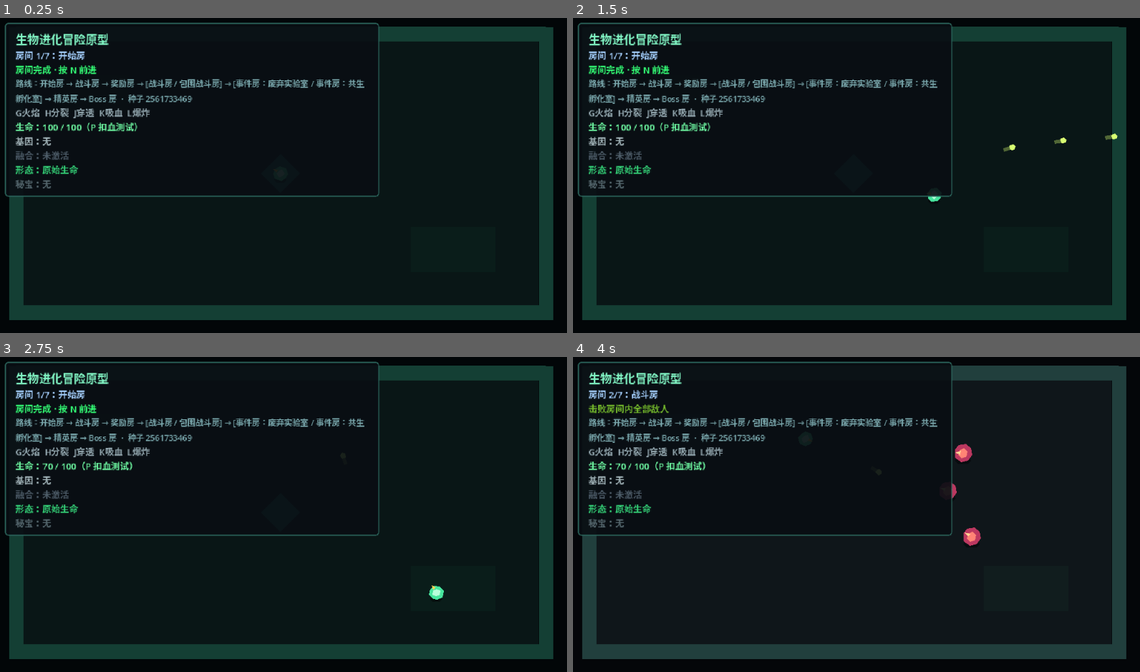
Above: before the commit, frames 1-4 (two rows, left to right).
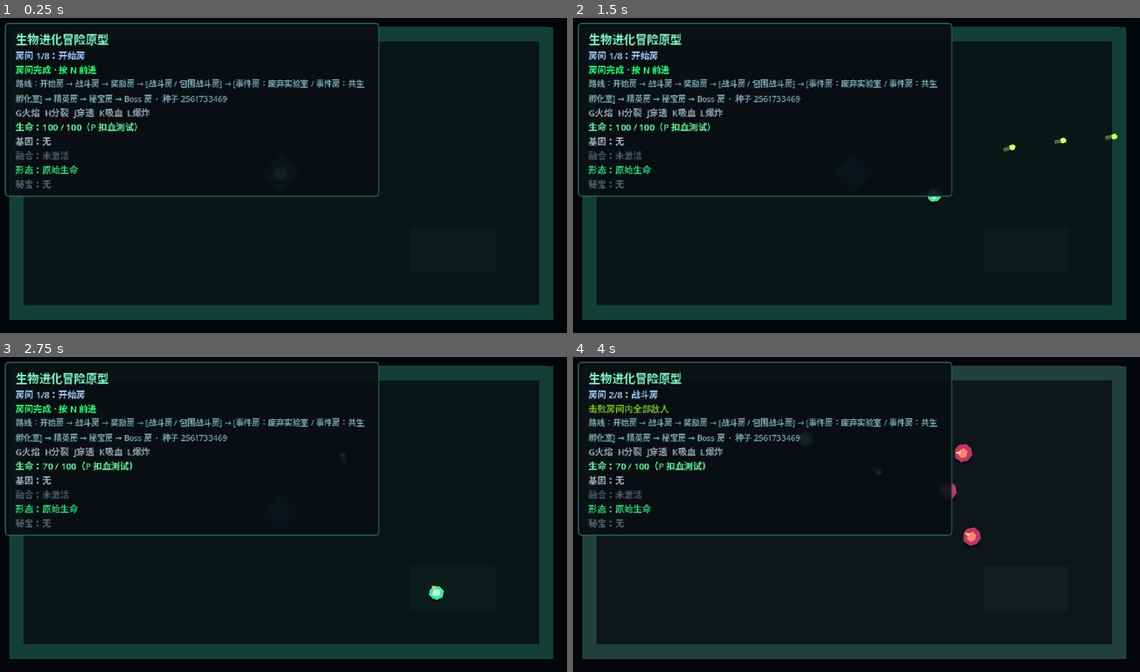
Above: after the commit, the same moments.

Repository: LIJUNCAN1/-Roguelike
Game: Godot game, scene res://scenes/main/main.tscn
Same seed, same stepped clock (60 frames per second), same inputs: the game is played once before the commit and once after it.
Inputs (mouse positions are in pixels of both pictures, inside the frame that each line leads up to):
- Up to frame 1 (0.25 s): no input
- Up to frame 2 (1.5 s): tap Enter at 0.5 s; move the mouse to (981, 156) at 0.52 s; press the mouse at (981, 156) at 0.53 s; hold D (move_right) 0.53-1.28 s; move the mouse to (737, 188) at 1.27 s; release the mouse at (737, 188) at 1.28 s; hold S (move_down) from 1.28 s (still down); click (737, 188) at 1.35 s
- Up to frame 3 (2.75 s): move the mouse to (340, 442) at 2.02 s; release S (move_down) at 2.03 s; hold D (move_right) from 2.03 s (still down); hold P (damage_test_player) from 2.03 s (still down); click (340, 442) at 2.3 s
- Up to frame 4 (4 s): move the mouse to (822, 577) at 2.77 s; release D (move_right) at 2.78 s; release P (damage_test_player) at 2.78 s; hold W (move_up) 2.78-3.53 s; tap N (next_room) at 2.85 s; click (822, 577) at 3.05 s; move the mouse to (1026, 561) at 3.52 s; hold A (move_left) from 3.53 s (still down); hold 1 (reward_choice_1) from 3.53 s (still down); click (1026, 561) at 3.8 s

The runs differ from the first frame. In frame 1, 0.4% of the frame differs, in the area x 7-41%, y 10-28%; in frame 2, 0.4%; in frame 3, 0.4%; in frame 4, 0.4%.

Commit message:
feat: add physical relic reward room

Diff:
--- /dev/null
+++ b/data/relics/fission_gland.tres
@@ -0,0 +1,19 @@
+[gd_resource type="Resource" script_class="RelicData" load_steps=4 format=3]
+
+[ext_resource type="Script" path="res://scripts/relics/relic_data.gd" id="1_relic"]
+[ext_resource type="Script" path="res://scripts/relics/relic_effect.gd" id="2_effect"]
+[ext_resource type="Script" path="res://scripts/relics/tagged_projectile_stat_relic_effect.gd" id="3_split"]
+
+[sub_resource type="Resource" id="SplitRelicEffect"]
+script = ExtResource("3_split")
+required_tag = &"split"
+damage_multiplier = 1.15
+radius_multiplier = 0.9
+speed_multiplier = 1.2
+
+[resource]
+script = ExtResource("1_relic")
+id = &"fission_gland"
+display_name = "裂变腺体"
+description = "分裂攻击伤害提高 15%、弹速提高 20%，弹体缩小 10%。"
+effects = Array[ExtResource("2_effect")]([SubResource("SplitRelicEffect")])
--- /dev/null
+++ b/data/rewards/prototype_relic_pool.tres
@@ -0,0 +1,10 @@
+[gd_resource type="Resource" script_class="RelicRewardPoolData" load_steps=4 format=3]
+
+[ext_resource type="Script" path="res://scripts/relics/relic_reward_pool_data.gd" id="1_pool"]
+[ext_resource type="Resource" path="res://data/relics/dragon_heart.tres" id="2_dragon"]
+[ext_resource type="Resource" path="res://data/relics/fission_gland.tres" id="3_fission"]
+
+[resource]
+script = ExtResource("1_pool")
+choice_count = 2
+relics = Array[ExtResource("2_dragon")]([ExtResource("2_dragon"), ExtResource("3_fission")])
--- a/data/rooms/prototype_random_route.tres
+++ b/data/rooms/prototype_random_route.tres
@@ -10,6 +10,7 @@
 [ext_resource type="Resource" path="res://data/rooms/boss_room.tres" id="8_boss"]
 [ext_resource type="Resource" path="res://data/rooms/event_room.tres" id="9_event"]
 [ext_resource type="Resource" path="res://data/rooms/symbiosis_event_room.tres" id="10_symbiosis"]
+[ext_resource type="Resource" path="res://data/rooms/relic_reward_room.tres" id="11_relic"]
 
 [sub_resource type="Resource" id="RoutePool_start"]
 script = ExtResource("2_pool")
@@ -39,6 +40,10 @@
 script = ExtResource("2_pool")
 rooms = Array[ExtResource("8_boss")]([ExtResource("8_boss")])
 
+[sub_resource type="Resource" id="RoutePool_relic"]
+script = ExtResource("2_pool")
+rooms = Array[ExtResource("11_relic")]([ExtResource("11_relic")])
+
 [resource]
 script = ExtResource("1_random")
-room_pools = Array[ExtResource("2_pool")]([SubResource("Rout …(177 unchanged characters)… utePool_elite"), SubResource("RoutePool_boss")])
+room_pools = Array[ExtResource("2_pool")]([SubResource("Rout …(177 unchanged characters)… utePool_elite"), SubResource("RoutePool_relic"), SubResource("RoutePool_boss")])
--- /dev/null
+++ b/data/rooms/relic_reward_room.tres
@@ -0,0 +1,11 @@
+[gd_resource type="Resource" script_class="RoomData" load_steps=3 format=3]
+
+[ext_resource type="Script" path="res://scripts/rooms/room_data.gd" id="1_room_data"]
+[ext_resource type="PackedScene" path="res://scenes/rooms/relic_reward_room.tscn" id="2_room_scene"]
+
+[resource]
+script = ExtResource("1_room_data")
+id = &"relic_reward"
+display_name = "秘宝房"
+room_type = 6
+room_scene = ExtResource("2_room_scene")
--- a/scenes/events/event_choice_selector.tscn
+++ b/scenes/events/event_choice_selector.tscn
@@ -28,7 +28,7 @@
 script = ExtResource("1_script")
 
 [node name="ChoiceA" type="Area2D" parent="."]
-position = Vector2(145, 265)
+position = Vector2(145, 235)
 collision_layer = 0
 collision_mask = 1
 
@@ -65,7 +65,7 @@
 shape = SubResource("RectangleShape2D_station")
 
 [node name="ChoiceB" type="Area2D" parent="."]
-position = Vector2(320, 265)
+position = Vector2(320, 235)
 collision_layer = 0
 collision_mask = 1
 
@@ -102,7 +102,7 @@
 shape = SubResource("RectangleShape2D_station")
 
 [node name="ChoiceC" type="Area2D" parent="."]
-position = Vector2(495, 265)
+position = Vector2(495, 235)
 collision_layer = 0
 collision_mask = 1
 
--- a/scenes/main/main.tscn
+++ b/scenes/main/main.tscn
@@ -89,7 +89,7 @@
 [node name="RoomStatus" type="Label" parent="Interface/StagePanel/MarginContainer/Labels"]
 theme_override_colors/font_color = Color(0.65, 0.82, 1, 1)
 theme_override_font_sizes/font_size = 10
-text = "房间 1/5：开始房"
+text = "房间 1/8：开始房"
 
 [node name="RoomHint" type="Label" parent="Interface/StagePanel/MarginContainer/Labels"]
 theme_override_colors/font_color = Color(0.45, 1, 0.68, 1)
--- /dev/null
+++ b/scenes/relics/relic_choice_selector.tscn
@@ -0,0 +1,83 @@
+[gd_scene load_steps=3 format=3]
+
+[ext_resource type="Script" path="res://scripts/relics/relic_choice_selector.gd" id="1_script"]
+
+[sub_resource type="RectangleShape2D" id="RectangleShape2D_pedestal"]
+size = Vector2(150, 76)
+
+[node name="RelicChoiceSelector" type="Node2D"]
+script = ExtResource("1_script")
+
+[node name="LeftPedestal" type="Area2D" parent="."]
+position = Vector2(205, 255)
+collision_layer = 0
+collision_mask = 1
+
+[node name="Base" type="Polygon2D" parent="LeftPedestal"]
+polygon = PackedVector2Array(-64, 34, -54, 16, -42, 8, 42, 8, 54, 16, 64, 34)
+color = Color(0.42, 0.22, 0.08, 1)
+
+[node name="RelicGlow" type="Polygon2D" parent="LeftPedestal"]
+polygon = PackedVector2Array(0, -26, 15, -10, 10, 8, -10, 8, -15, -10)
+color = Color(1, 0.35, 0.1, 1)
+
+[node name="Name" type="Label" parent="LeftPedestal"]
+offset_left = -75.0
+offset_top = -66.0
+offset_right = 75.0
+offset_bottom = -44.0
+theme_override_colors/font_color = Color(1, 0.72, 0.3, 1)
+theme_override_font_sizes/font_size = 13
+text = "秘宝一"
+horizontal_alignment = 1
+
+[node name="Description" type="Label" parent="LeftPedestal"]
+offset_left = -78.0
+offset_top = 40.0
+offset_right = 78.0
+offset_bottom = 80.0
+theme_override_colors/font_color = Color(0.78, 0.72, 0.62, 1)
+theme_override_font_sizes/font_size = 9
+text = "秘宝效果"
+horizontal_alignment = 1
+autowrap_mode = 2
+
+[node name="CollisionShape2D" type="CollisionShape2D" parent="LeftPedestal"]
+shape = SubResource("RectangleShape2D_pedestal")
+
+[node name="RightPedestal" type="Area2D" parent="."]
+position = Vector2(435, 255)
+collision_layer = 0
+collision_mask = 1
+
+[node name="Base" type="Polygon2D" parent="RightPedestal"]
+polygon = PackedVector2Array(-64, 34, -54, 16, -42, 8, 42, 8, 54, 16, 64, 34)
+color = Color(0.16, 0.24, 0.4, 1)
+
+[node name="RelicGlow" type="Polygon2D" parent="RightPedestal"]
+polygon = PackedVector2Array(0, -26, 15, -10, 10, 8, -10, 8, -15, -10)
+color = Color(0.25, 0.7, 1, 1)
+
+[node name="Name" type="Label" parent="RightPedestal"]
+offset_left = -75.0
+offset_top = -66.0
+offset_right = 75.0
+offset_bottom = -44.0
+theme_override_colors/font_color = Color(0.55, 0.82, 1, 1)
+theme_override_font_sizes/font_size = 13
+text = "秘宝二"
+horizontal_alignment = 1
+
+[node name="Description" type="Label" parent="RightPedestal"]
+offset_left = -78.0
+offset_top = 40.0
+offset_right = 78.0
+offset_bottom = 80.0
+theme_override_colors/font_color = Color(0.68, 0.76, 0.86, 1)
+theme_override_font_sizes/font_size = 9
+text = "秘宝效果"
+horizontal_alignment = 1
+autowrap_mode = 2
+
+[node name="CollisionShape2D" type="CollisionShape2D" parent="RightPedestal"]
+shape = SubResource("RectangleShape2D_pedestal")
--- /dev/null
+++ b/scenes/rooms/relic_reward_room.tscn
@@ -0,0 +1,46 @@
+[gd_scene load_steps=5 format=3]
+
+[ext_resource type="PackedScene" path="res://scenes/rooms/room_shell.tscn" id="1_shell"]
+[ext_resource type="Script" path="res://scripts/relics/relic_reward_room.gd" id="2_room"]
+[ext_resource type="PackedScene" path="res://scenes/relics/relic_choice_selector.tscn" id="3_selector"]
+[ext_resource type="Resource" path="res://data/rewards/prototype_relic_pool.tres" id="4_pool"]
+
+[node name="RelicRewardRoom" type="Node2D"]
+script = ExtResource("2_room")
+completion_mode = 2
+reward_pool = ExtResource("4_pool")
+
+[node name="RoomShell" parent="." instance=ExtResource("1_shell")]
+modulate = Color(1, 0.72, 0.36, 1)
+
+[node name="Title" type="Label" parent="."]
+offset_left = 190.0
+offset_top = 55.0
+offset_right = 450.0
+offset_bottom = 82.0
+theme_override_colors/font_color = Color(1, 0.72, 0.28, 1)
+theme_override_font_sizes/font_size = 18
+text = "远古秘宝祭坛"
+horizontal_alignment = 1
+
+[node name="Hint" type="Label" parent="."]
+offset_left = 190.0
+offset_top = 86.0
+offset_right = 450.0
+offset_bottom = 108.0
+theme_override_colors/font_color = Color(0.76, 0.72, 0.62, 1)
+theme_override_font_sizes/font_size = 10
+text = "走向一个祭坛，只能带走一件秘宝"
+horizontal_alignment = 1
+
+[node name="Result" type="Label" parent="."]
+offset_left = 190.0
+offset_top = 150.0
+offset_right = 450.0
+offset_bottom = 174.0
+theme_override_colors/font_color = Color(1, 0.86, 0.42, 1)
+theme_override_font_sizes/font_size = 12
+text = "已获得秘宝"
+horizontal_alignment = 1
+
+[node name="RelicChoiceSelector" parent="." instance=ExtResource("3_selector")]
--- /dev/null
+++ b/scripts/relics/relic_choice_selector.gd
@@ -0,0 +1,74 @@
+class_name RelicChoiceSelector
+extends Node2D
+
+signal relic_entered(choice_index: int)
+
+@onready var pedestals: Array[Area2D] = [
+	$LeftPedestal,
+	$RightPedestal,
+]
+@onready var name_labels: Array[Label] = [
+	$LeftPedestal/Name,
+	$RightPedestal/Name,
+]
+@onready var description_labels: Array[Label] = [
+	$LeftPedestal/Description,
+	$RightPedestal/Description,
+]
+
+var choices: Array[RelicData] = []
+var player: Node2D
+var is_active: bool = false
+
+
+func _ready() -> void:
+	for index in pedestals.size():
+		pedestals[index].body_entered.connect(
+			_on_pedestal_body_entered.bind(index)
+		)
+
+
+func configure(
+	relic_choices: Array[RelicData],
+	player_node: Node2D
+) -> void:
+	choices.assign(relic_choices)
+	player = player_node
+	is_active = true
+	for index in pedestals.size():
+		var pedestal := pedestals[index]
+		if index >= choices.size():
+			pedestal.visible = false
+			pedestal.monitoring = false
+			continue
+		pedestal.visible = true
+		pedestal.monitoring = true
+		name_labels[index].text = choices[index].display_name
+		description_labels[index].text = choices[index].description
+
+
+func get_choice_global_position(choice_index: int) -> Vector2:
+	if choice_index < 0 or choice_index >= pedestals.size():
+		return global_position
+	return pedestals[choice_index].global_position
+
+
+func _on_pedestal_body_entered(
+	body: Node2D,
+	choice_index: int
+) -> void:
+	if (
+		not is_active
+		or body != player
+		or choice_index < 0
+		or choice_index >= choices.size()
+	):
+		return
+	is_active = false
+	for pedestal in pedestals:
+		pedestal.set_deferred("monitoring", false)
+	call_deferred("_emit_relic", choice_index)
+
+
+func _emit_relic(choice_index: int) -> void:
+	relic_entered.emit(choice_index)
--- /dev/null
+++ b/scripts/relics/relic_reward_pool_data.gd
@@ -0,0 +1,21 @@
+class_name RelicRewardPoolData
+extends Resource
+
+@export_range(1, 3, 1) var choice_count: int = 2
+@export var relics: Array[RelicData] = []
+
+
+func get_available_relics(
+	relic_manager: RelicManager
+) -> Array[RelicData]:
+	var available: Array[RelicData] = []
+	if relic_manager == null:
+		return available
+	for relic in relics:
+		if (
+			relic != null
+			and not relic.id.is_empty()
+			and not relic_manager.has_relic(relic.id)
+		):
+			available.append(relic)
+	return available
--- /dev/null
+++ b/scripts/relics/relic_reward_room.gd
@@ -0,0 +1,71 @@
+class_name RelicRewardRoom
+extends RoomController
+
+signal relic_selected(relic: RelicData)
+
+@export var reward_pool: RelicRewardPoolData
+
+@onready var choice_selector: RelicChoiceSelector = $RelicChoiceSelector
+@onready var result_label: Label = $Result
+
+var relic_manager: RelicManager
+var offered_relics: Array[RelicData] = []
+var selected_relic: RelicData
+var _rng := RandomNumberGenerator.new()
+
+
+func _ready() -> void:
+	completion_mode = CompletionMode.EXTERNAL
+	result_label.visible = false
+	choice_selector.relic_entered.connect(_on_relic_entered)
+
+
+func configure_run(player: Node2D, run_seed: int) -> void:
+	relic_manager = player.get_node_or_null(
+		"RelicManager"
+	) as RelicManager
+	_rng.seed = run_seed + 131071
+	_offer_relics(player)
+
+
+func get_incomplete_hint() -> String:
+	return "走向一个祭坛选择秘宝"
+
+
+func _offer_relics(player: Node2D) -> void:
+	if relic_manager == null or reward_pool == null:
+		push_error("RelicRewardRoom requires a pool and RelicManager.")
+		return
+
+	var available := reward_pool.get_available_relics(relic_manager)
+	for index in range(available.size() - 1, 0, -1):
+		var swap_index := _rng.randi_range(0, index)
+		var relic := available[index]
+		available[index] = available[swap_index]
+		available[swap_index] = relic
+	var offer_count: int = mini(
+		reward_pool.choice_count,
+		available.size()
+	)
+	offered_relics.assign(available.slice(0, offer_count))
+	if offered_relics.is_empty():
+		_mark_completed()
+		return
+	choice_selector.configure(offered_relics, player)
+
+
+func _on_relic_entered(choice_index: int) -> void:
+	if (
+		is_completed
+		or choice_index < 0
+		or choice_index >= offered_relics.size()
+	):
+		return
+	var relic := offered_relics[choice_index]
+	if not relic_manager.add_relic(relic):
+		return
+	selected_relic = relic
+	result_label.text = "已获得：%s · 按 N 前进" % relic.display_name
+	result_label.visible = true
+	relic_selected.emit(relic)
+	_mark_completed()
--- a/scripts/rooms/room_data.gd
+++ b/scripts/rooms/room_data.gd
@@ -8,6 +8,7 @@
 	ELITE,
 	BOSS,
 	EVENT,
+	RELIC,
 }
 
 @export var id: StringName
--- a/tests/random_route_smoke_test.gd
+++ b/tests/random_route_smoke_test.gd
@@ -75,7 +75,7 @@
 
 
 func _has_valid_progression(route: RunRouteData) -> bool:
-	if route == null or route.rooms.size() != 7:
+	if route == null or route.rooms.size() != 8:
 		push_error("Generated route has an invalid room count.")
 		return false
 
@@ -86,6 +86,7 @@
 		RoomData.RoomType.COMBAT,
 		RoomData.RoomType.EVENT,
 		RoomData.RoomType.ELITE,
+		RoomData.RoomType.RELIC,
 		RoomData.RoomType.BOSS,
 	]
 	for index in expected_types.size():
--- /dev/null
+++ b/tests/relic_reward_smoke_test.gd
@@ -0,0 +1,54 @@
+extends SceneTree
+
+
+func _init() -> void:
+	call_deferred("_run")
+
+
+func _run() -> void:
+	var main_scene := load("res://scenes/main/main.tscn") as PackedScene
+	var main := main_scene.instantiate()
+	root.add_child(main)
+	await physics_frame
+	await process_frame
+
+	var room_manager := main.get_node("RoomManager") as RoomManager
+	var player := main.get_node("World/Player") as Node2D
+	var relic_manager := player.get_node("RelicManager") as RelicManager
+	if not room_manager.enter_room(6):
+		push_error("Could not enter relic reward room.")
+		quit(1)
+		return
+	await process_frame
+
+	var relic_room := room_manager.current_room as RelicRewardRoom
+	if (
+		relic_room == null
+		or relic_room.is_completed
+		or relic_room.offered_relics.size() != 2
+	):
+		push_error("Relic reward room did not offer two choices.")
+		quit(1)
+		return
+
+	var selected := relic_room.offered_relics[1]
+	player.global_position = (
+		relic_room.choice_selector.get_choice_global_position(1)
+	)
+	await physics_frame
+	await physics_frame
+	await physics_frame
+	await process_frame
+
+	if (
+		not relic_room.is_completed
+		or relic_room.selected_relic != selected
+		or not relic_manager.has_relic(selected.id)
+		or relic_manager.get_active_relics().size() != 1
+	):
+		push_error("Walking to a relic altar did not grant one relic.")
+		quit(1)
+		return
+
+	print("Relic reward smoke test passed.")
+	quit()
--- a/tests/relic_system_smoke_test.gd
+++ b/tests/relic_system_smoke_test.gd
@@ -69,6 +69,27 @@
 		quit(1)
 		return
 
+	gene_manager.clear_genes()
+	gene_manager.add_gene(
+		load("res://data/genes/split_gene.tres") as GeneData
+	)
+	relic_manager.add_relic(
+		load("res://data/relics/fission_gland.tres") as RelicData
+	)
+	var split_context := _create_attack_context()
+	modifier_stack.modify_attack(split_context)
+	if (
+		not split_context.has_tag(&"split")
+		or split_context.directions.size() != 3
+		or not is_equal_approx(
+			split_context.projectile_data.damage,
+			11.5
+		)
+	):
+		push_error("Fission Gland did not strengthen split attacks.")
+		quit(1)
+		return
+
 	print("Relic system smoke test passed.")
 	quit()
 
--- a/tests/room_flow_smoke_test.gd
+++ b/tests/room_flow_smoke_test.gd
@@ -18,6 +18,7 @@
 		"HealthComponent"
 	) as HealthComponent
 	var gene_manager := player.get_node("GeneManager") as GeneManager
+	var relic_manager := player.get_node("RelicManager") as RelicManager
 	var evolution_system := player.get_node(
 		"EvolutionSystem"
 	) as EvolutionSystem
@@ -196,7 +197,36 @@
 	await process_frame
 
 	if not room_manager.advance_room():
-		push_error("Could not advance to boss room.")
+		push_error("Could not advance to relic reward room.")
+		quit(1)
+		return
+
+	if not _current_room_is(room_manager, &"relic_reward"):
+		quit(1)
+		return
+	var relic_room := room_manager.current_room as RelicRewardRoom
+	if relic_room.offered_relics.size() != 2:
+		push_error("Relic room did not offer two relics.")
+		quit(1)
+		return
+	player.global_position = (
+		relic_room.choice_selector.get_choice_global_position(0)
+	)
+	await physics_frame
+	await physics_frame
+	await physics_frame
+	await process_frame
+	if (
+		not relic_room.is_completed
+		or relic_room.selected_relic == null
+		or relic_manager.get_active_relics().size() != 1
+	):
+		push_error("Physical relic altar did not grant its relic.")
+		quit(1)
+		return
+
+	if not room_manager.advance_room():
+		push_error("Could not advance from relic room to boss.")
 		quit(1)
 		return
 
Not shown: 1 places in data/rooms/prototype_random_route.tres that only renumber resources
Not shown, added: scripts/relics/relic_choice_selector.gd.uid
Not shown, added: scripts/relics/relic_reward_pool_data.gd.uid
Not shown, added: scripts/relics/relic_reward_room.gd.uid
Not shown, added: tests/relic_reward_smoke_test.gd.uid
